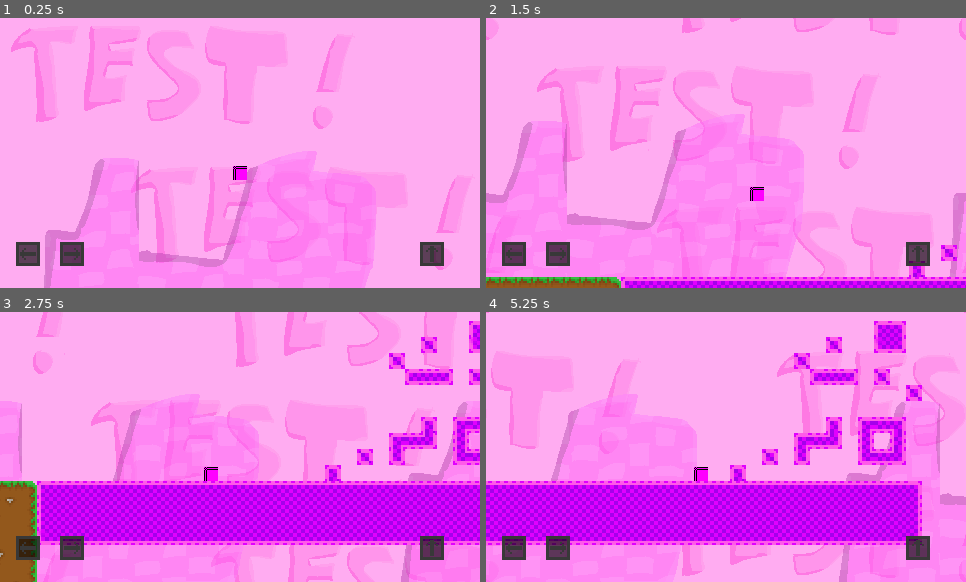
Above: before the commit, frames 1-4 (two rows, left to right).
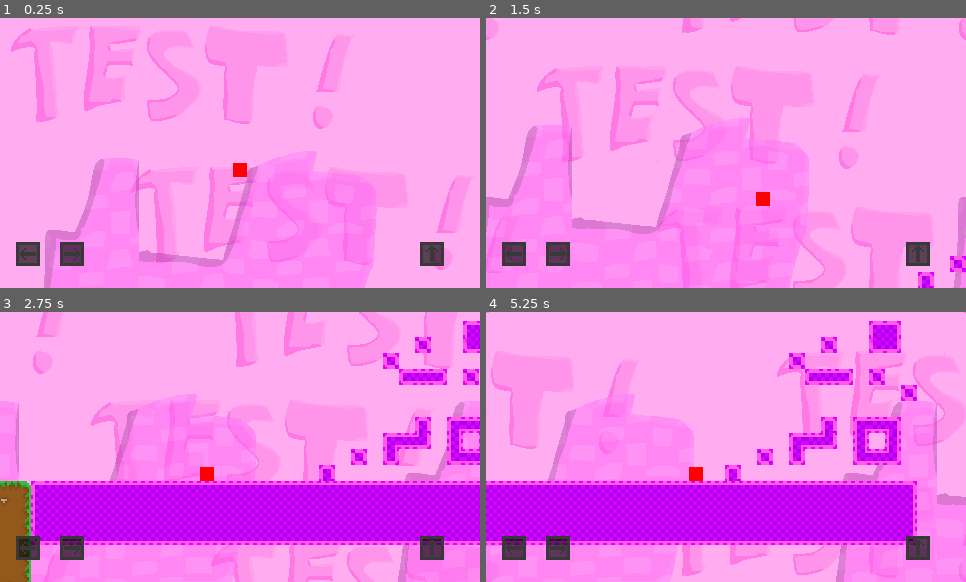
Above: after the commit, the same moments.

Repository: SanekGamer007/GodotPlatformer
Game: Godot game, scene res://Maps/test_map/test_map.tscn
The game is run twice, just before and just after one commit, with the same random seed, the same clock (stepped at 60 frames per second) and the same inputs.
Inputs:
- Up to frame 1 (0.25 s): no input
- Up to frame 2 (1.5 s): tap Enter (ui_accept) at 0.5, 0.77 s; hold Right (ui_right) from 0.53 s (still down)
- Up to frame 3 (2.75 s): tap Enter (ui_accept) at 1.52 s; release Right (ui_right) at 2.03 s; hold Left (ui_left) from 2.03 s (still down)
- Up to frame 4 (5.25 s): release Left (ui_left) at 2.78 s; hold Right (ui_right) 2.78-4.28 s; tap Enter (ui_accept) at 3.02, 3.77, 4.52 s; hold Left (ui_left) 4.28-5.03 s; hold Right (ui_right) from 5.03 s (still down)

The runs differ from the first frame. In frame 1, 0.2% of the frame differs, in the area x 48-52%, y 53-60%; in frame 2, 8.5%; in frame 3, 16%; in frame 4, 21%, in the area x 0-100%, y 3-100%.

Commit message:
fix most if not all jitter issues

Diff:
--- a/Maps/test_map/test_map.tscn
+++ b/Maps/test_map/test_map.tscn
@@ -1,10 +1,9 @@
-[gd_scene load_steps=10 format=4 uid="uid://byushar64hmya"]
+[gd_scene load_steps=9 format=4 uid="uid://byushar64hmya"]
 
 [ext_resource type="Script" uid="uid://b6p56ng84e3gq" path="res://Maps/test_map/test_map.gd" id="1_8i6cp"]
 [ext_resource type="PackedScene" uid="uid://c3jsmrfav6jir" path="res://Objects/player/player.tscn" id="1_60blc"]
 [ext_resource type="PackedScene" uid="uid://yktuwsa8872y" path="res://Tiles/test_tilemap/test.tscn" id="2_oqus1"]
 [ext_resource type="PackedScene" uid="uid://c8ktiqr5n2mnh" path="res://Objects/touch/touch.tscn" id="3_nrpge"]
-[ext_resource type="Script" uid="uid://covyhte5crjrx" path="res://Objects/touch/touch.gd" id="4_k6yxw"]
 [ext_resource type="PackedScene" uid="uid://cx1ij0r6e4lhl" path="res://Tiles/grass_tileset/grass.tscn" id="6_tl602"]
 [ext_resource type="Texture2D" uid="uid://5yppxo7j1yhn" path="res://Maps/test_map/bg/test_bg_parallax0.png" id="7_2m5dr"]
 [ext_resource type="Texture2D" uid="uid://co2m5i3nhgs2h" path="res://Maps/test_map/bg/test_bg_parallax1.png" id="8_11nxo"]
@@ -14,33 +13,35 @@
 script = ExtResource("1_8i6cp")
 metadata/_edit_vertical_guides_ = [-117.0, -210.0]
 
-[node name="Layer0" type="Parallax2D" parent="."]
+[node name="bg" type="Node2D" parent="."]
+
+[node name="Layer0" type="Parallax2D" parent="bg"]
 repeat_size = Vector2(480, 270)
 
-[node name="Sprite2D" type="Sprite2D" parent="Layer0"]
+[node name="Sprite2D" type="Sprite2D" parent="bg/Layer0"]
 texture_repeat = 2
 texture = ExtResource("7_2m5dr")
 centered = false
 region_enabled = true
 region_rect = Rect2(0, 0, 480, 270)
 
-[node name="Layer1" type="Parallax2D" parent="."]
+[node name="Layer1" type="Parallax2D" parent="bg"]
 scroll_scale = Vector2(0, 0)
 repeat_size = Vector2(480, 270)
 autoscroll = Vector2(32, 32)
 repeat_times = 2
 
-[node name="Sprite2D" type="Sprite2D" parent="Layer1"]
+[node name="Sprite2D" type="Sprite2D" parent="bg/Layer1"]
 texture = ExtResource("8_11nxo")
 centered = false
 
-[node name="Layer2" type="Parallax2D" parent="."]
+[node name="Layer2" type="Parallax2D" parent="bg"]
 scroll_scale = Vector2(0.6, 0.4)
 repeat_size = Vector2(480, 0)
 repeat_times = 2
 limit_end = Vector2(1e+07, 270)
 
-[node name="Sprite2D" type="Sprite2D" parent="Layer2"]
+[node name="Sprite2D" type="Sprite2D" parent="bg/Layer2"]
 self_modulate = Color(1, 1, 1, 0.509804)
 texture = ExtResource("9_ec4jh")
 centered = false
@@ -55,18 +56,14 @@
 
 [node name="player" parent="." instance=ExtResource("1_60blc")]
 unique_name_in_owner = true
-physics_interpolation_mode = 1
+physics_interpolation_mode = 0
 position = Vector2(8, 8)
 
 [node name="PlayerCam" type="Camera2D" parent="player"]
 position_smoothing_enabled = true
-position_smoothing_speed = 15.0
 drag_horizontal_enabled = true
 drag_vertical_enabled = true
-drag_left_margin = 0.1
 drag_right_margin = 0.1
 editor_draw_drag_margin = true
 
 [node name="touch" parent="." instance=ExtResource("3_nrpge")]
-z_index = 1
-script = ExtResource("4_k6yxw")
--- a/Objects/player/player.tscn
+++ b/Objects/player/player.tscn
@@ -1,14 +1,20 @@
-[gd_scene load_steps=4 format=3 uid="uid://c3jsmrfav6jir"]
+[gd_scene load_steps=5 format=3 uid="uid://c3jsmrfav6jir"]
 
 [ext_resource type="Script" uid="uid://c3ho4msngx4k4" path="res://Objects/player/player.gd" id="1_ym8jc"]
 
 [sub_resource type="RectangleShape2D" id="RectangleShape2D_66vr1"]
 size = Vector2(14, 14)
 
-[sub_resource type="PlaceholderTexture2D" id="PlaceholderTexture2D_1i8dn"]
-size = Vector2(14, 14)
+[sub_resource type="Gradient" id="Gradient_ym8jc"]
+offsets = PackedFloat32Array(1)
+colors = PackedColorArray(1, 0, 0, 1)
+
+[sub_resource type="GradientTexture1D" id="GradientTexture1D_66vr1"]
+gradient = SubResource("Gradient_ym8jc")
+width = 14
 
 [node name="player" type="CharacterBody2D"]
+physics_interpolation_mode = 1
 floor_stop_on_slope = false
 floor_constant_speed = true
 floor_snap_length = 0.5
@@ -18,4 +24,5 @@
 shape = SubResource("RectangleShape2D_66vr1")
 
 [node name="Sprite2D" type="Sprite2D" parent="."]
-texture = SubResource("PlaceholderTexture2D_1i8dn")
+scale = Vector2(1, 14)
+texture = SubResource("GradientTexture1D_66vr1")
--- a/Objects/touch/touch.gd
+++ /dev/null
@@ -1,9 +0,0 @@
-extends Node2D
-
-func _process(_delta: float) -> void:
-	if !%player.get_node("PlayerCam"):
-		push_error("Cannot find node \"PlayerCam\", touch controls wont work!")
-		set_process(false)
-		set_visible(false)
-	else:
-		set_position(%player.get_node("PlayerCam").get_screen_center_position() - get_viewport_rect().size / 2)
--- a/Objects/touch/touch.tscn
+++ b/Objects/touch/touch.tscn
@@ -11,7 +11,7 @@
 gradient = SubResource("Gradient_3f3hq")
 width = 8
 
-[node name="touch" type="Node2D"]
+[node name="touch" type="CanvasLayer"]
 
 [node name="bg" type="Sprite2D" parent="."]
 position = Vector2(28, 236)
--- a/project.godot
+++ b/project.godot
@@ -26,6 +26,7 @@
 
 2d/run_on_separate_thread=true
 2d/default_gravity=680.0
+common/physics_interpolation=true
 
 [rendering]
 
Not shown, removed: Objects/touch/touch.gd.uid
